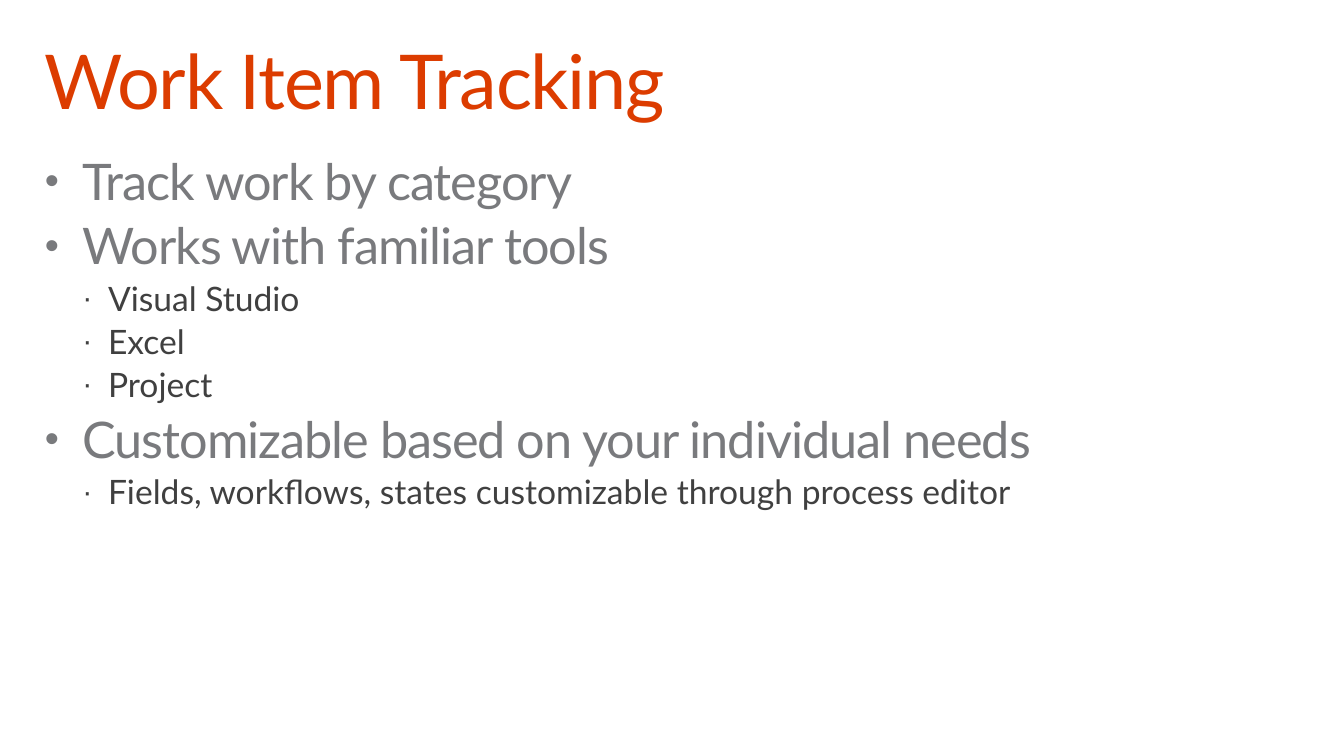
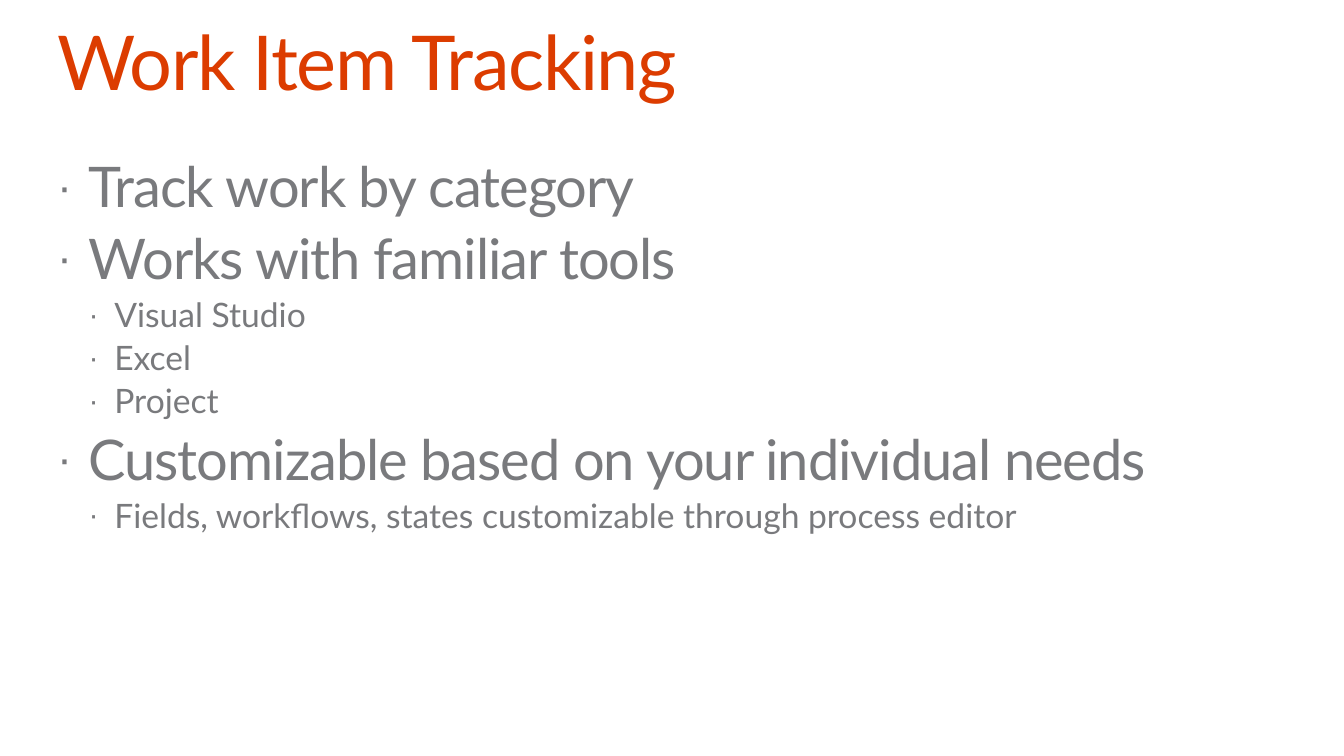
Before and after one commit to OfficeDev/TrainingContent, a slide deck: slide 9 of O3652-8 App Lifecycle Management/O3652-8 App Lifecycle Management.pptx. Drawn at 1344x756 pixels with LibreOffice and Linux fonts; fonts in the diff are those of the drawing; background and template pictures are left out. Boxes give left, top, right and bottom in pixels: in the first picture for what was removed or moved away, otherwise in the second. Text is boxed around its words. In the diff, an @@ line names an element or a change of style, - is before the commit and + after.

```diff
--- a/O3652-8 App Lifecycle Management/O3652-8 App Lifecycle Management.pptx
+++ b/O3652-8 App Lifecycle Management/O3652-8 App Lifecycle Management.pptx
@@ title "Work Item Tracking": place and size @@
-title "Work Item Tracking" at box(45, 53, 664, 123)
+title "Work Item Tracking" at box(57, 34, 677, 104)
@@ title "Work Item Tracking" at box(57, 34, 677, 104): vertical alignment bottom to top @@
@@ text "Track work by category": place and size @@
-text "Track work by category" at box(82, 163, 1030, 510)
+text "Track work by category" at box(89, 166, 1146, 534)
@@ text "Track work by category" at box(89, 166, 1146, 534): size 36 to 40 pt in "Track work by category", "Works with familiar tools", "Customizable based on your individual needs"; text colour #404040 to #797A7D in "Visual Studio", "Excel", "Project", "Fields, workflows, states customizable through process edito ..."; bullet • to ·; indent changed @@
```
Also in this commit, not shown: 10 other slides changed, 2 slides added, 2 slides removed.
